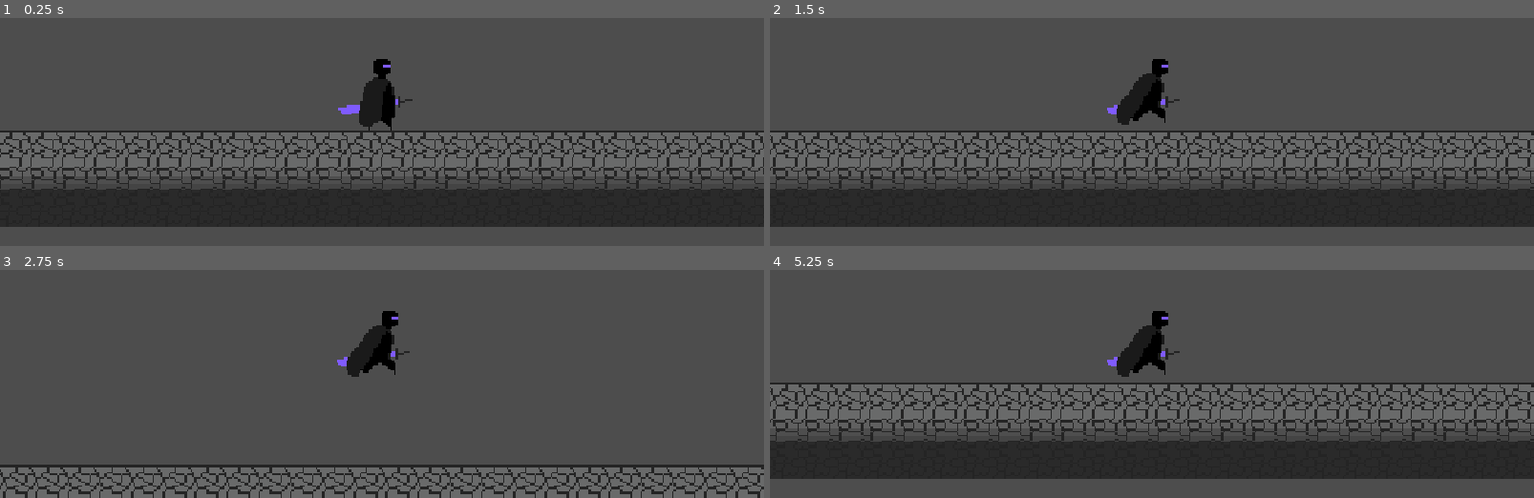
Above: before the commit, frames 1-4 (two rows, left to right).
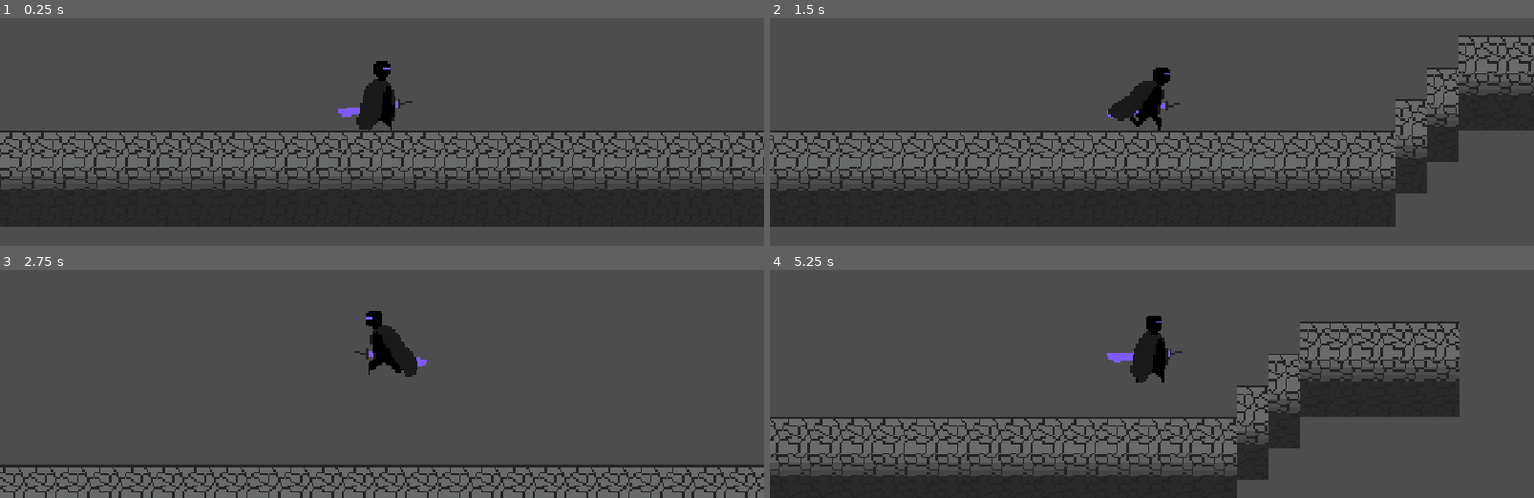
Above: after the commit, the same moments.

Repository: AnejMajnik/soulsvania
Game: Godot game, scene res://scenes/game.tscn
Same seed, same stepped clock (60 frames per second), same inputs: the game is played once before the commit and once after it.
Inputs (mouse positions are in pixels of both pictures, inside the frame that each line leads up to):
- Up to frame 1 (0.25 s): no input
- Up to frame 2 (1.5 s): move the mouse to (outside the picture) at 0.52 s; hold D (move_right) from 0.53 s (still down); click (outside the picture) at 0.6 s; tap Space (jump) at 0.77, 0.8, 1.07, 1.35 s; move the mouse to (999, 52) at 1.27 s
- Up to frame 3 (2.75 s): tap Space (jump) at 1.52, 1.82, 2.3 s; click (229, 304) at 1.55 s; move the mouse to (outside the picture) at 2.02 s; release D (move_right) at 2.03 s; hold A (move_left) from 2.03 s (still down); click (outside the picture) at 2.1 s
- Up to frame 4 (5.25 s): move the mouse to (1113, 370) at 2.77 s; release A (move_left) at 2.78 s; hold D (move_right) 2.78-4.28 s; click (1113, 370) at 2.85 s; tap Space (jump) at 3.02, 3.32, 3.6, 3.77, 4.07, 4.52, 4.82 s; move the mouse to (1381, 347) at 3.52 s; move the mouse to (outside the picture) at 4.27 s; hold A (move_left) 4.28-5.03 s; click (outside the picture) at 4.35 s; move the mouse to (1190, 283) at 5.02 s; hold D (move_right) from 5.03 s (still down); click (1190, 283) at 5.1 s

The runs differ from the first frame. In frame 1, 0.3% of the frame differs, in the area x 44-54%, y 17-49%; in frame 2, 16%; in frame 3, 6.2%; in frame 4, 44%, in the area x 0-100%, y 17-100%.

Commit message:
Fixed interrupts of jump and attack animations

Diff:
--- a/scripts/player.gd
+++ b/scripts/player.gd
@@ -1,22 +1,43 @@
 extends CharacterBody2D
 
-
+# Constants
 const SPEED = 200.0
 const JUMP_VELOCITY = -300.0
 
+# Variables
 var is_attacking = false;
+var is_jumping = false;
 
+# References
 @onready var animated_sprite: AnimatedSprite2D = $AnimatedSprite2D
+
+func start_attack_combo():
+	interrupt_jump();
+	is_attacking = true
+	animated_sprite.play("attack_combo")
+
+func interrupt_attack():
+	if is_attacking:
+		is_attacking = false;
+
+func start_jump():
+	interrupt_attack()
+	is_jumping = true;
+	animated_sprite.play("jump")
+	velocity.y = JUMP_VELOCITY
+
+func interrupt_jump():
+	if is_jumping:
+		is_jumping = false
 
 func read_inputs():
 	# Look for jump animation
-	if Input.is_action_just_pressed("jump") and is_on_floor():
-		velocity.y = JUMP_VELOCITY
+	if Input.is_action_just_pressed("jump") and is_on_floor() and !is_jumping:
+		start_jump()
 
 	# Get attack animation
 	if Input.is_action_just_pressed("attack_combo") and !is_attacking:
-		is_attacking = true
-		animated_sprite.play("attack_combo")
+		start_attack_combo()
 
 	# Get input direction
 	var direction := Input.get_axis("move_left", "move_right")
@@ -27,13 +48,17 @@
 	elif direction < 0 and !is_attacking:
 		animated_sprite.flip_h = true
 
+	print("isAttacking: ", is_attacking)
+	print("isJumping: ", is_jumping)
+
 	# Play animations
-	if is_on_floor():
+	if is_on_floor() and velocity.y >= 0:
+		is_jumping = false
 		if direction == 0 and !is_attacking:
 			animated_sprite.play("idle")
 		elif direction != 0 and !is_attacking:
 			animated_sprite.play("run")
-	else:
+	elif is_jumping:
 		animated_sprite.play("jump")
 
 	# Move
